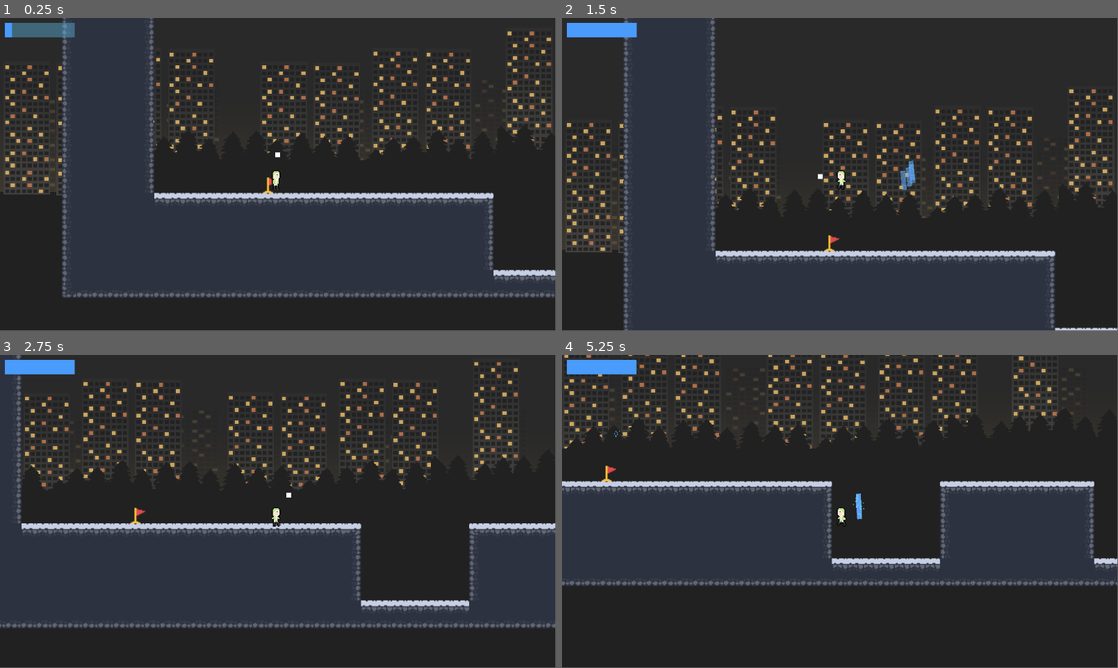
Above: before the commit, frames 1-4 (two rows, left to right).
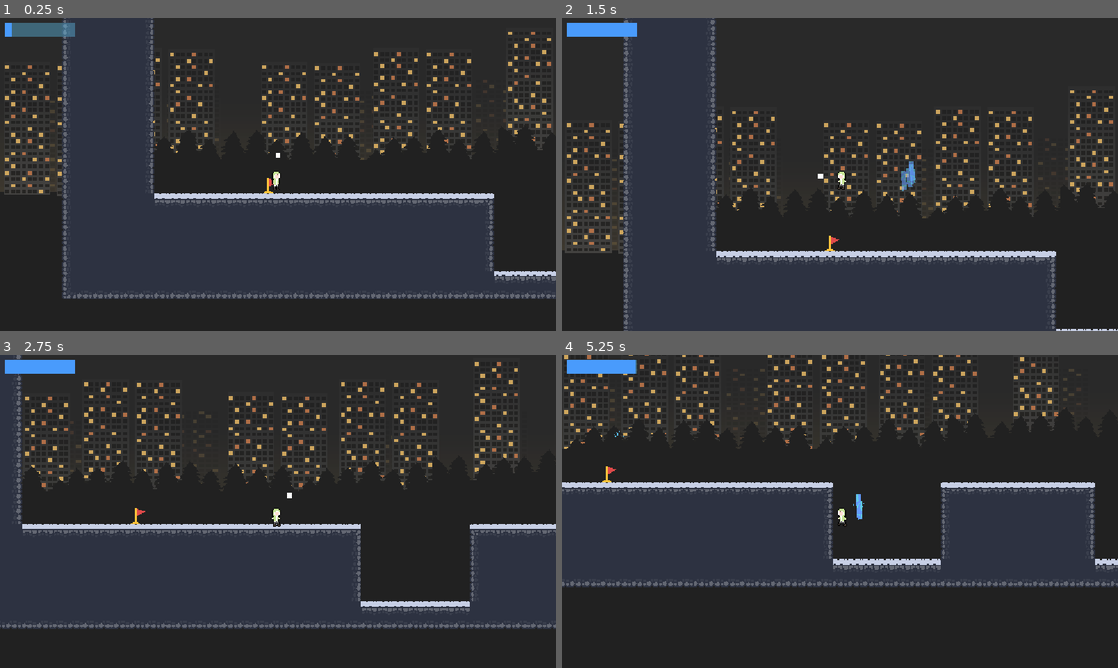
Above: after the commit, the same moments.

Repository: The-Quinnzite-Mushroom/Ice-Man-Reborn
Game: Godot game, scene res://levels/level_1.tscn
Same seed, same stepped clock (60 frames per second), same inputs: the game is played once before the commit and once after it.
Inputs (mouse positions are in pixels of both pictures, inside the frame that each line leads up to):
- Up to frame 1 (0.25 s): no input
- Up to frame 2 (1.5 s): tap Enter (ui_accept) at 0.5, 0.77 s; move the mouse to (962, 158) at 0.52 s; hold Right (ui_right) 0.53-1.28 s; click (962, 158) at 0.67 s; move the mouse to (728, 190) at 1.27 s; hold Left (ui_left) from 1.28 s (still down)
- Up to frame 3 (2.75 s): tap Enter (ui_accept) at 1.52 s; move the mouse to (333, 442) at 2.02 s; release Left (ui_left) at 2.03 s; hold Right (ui_right) from 2.03 s (still down)
- Up to frame 4 (5.25 s): move the mouse to (812, 574) at 2.77 s; click (812, 574) at 2.92 s; tap Enter (ui_accept) at 3.02, 3.77, 4.52 s; move the mouse to (1006, 558) at 3.52 s; release Right (ui_right) at 3.53 s; hold Left (ui_left) from 3.53 s (still down); move the mouse to (673, 464) at 4.27 s; move the mouse to (867, 511) at 5.02 s; click (867, 511) at 5.17 s
In our replay, the window is 799x449 before the commit and 800x450 after it. These sizes can differ from the game's own. Grey fills any space a smaller window leaves; there, only what the larger window draws over its background counts as a difference.

The runs differ from the first frame. In frame 1, 3.0% of the frame differs, in the area x 0-100%, y 0-90%; in frame 2, 2.7%; in frame 3, 2.8%; in frame 4, 3.6%, in the area x 0-100%, y 0-75%.

Commit message:
Added Win Screen

Diff:
--- a/levels/level_base.gd
+++ b/levels/level_base.gd
@@ -1,5 +1,6 @@
 extends Node
 
+const LAST_LEVEL = 3 # When player gets to the end of this level they win
 
 # Called when the node enters the scene tree for the first time.
 func _ready() -> void:
@@ -14,8 +15,11 @@
 	return int(text)
 
 func go_to_next_level():
-	print("attempt go to next level",sneaky_level_getter())
-	get_tree().change_scene_to_file("res://levels/level_"+str(sneaky_level_getter()+1)+".tscn")
+	var level_num = sneaky_level_getter()
+	if level_num == LAST_LEVEL:
+		get_tree().change_scene_to_file("res://levels/win_screen.tscn")
+	else:
+		get_tree().change_scene_to_file("res://levels/level_"+str(sneaky_level_getter()+1)+".tscn")
 
 func reload_level():
 	get_tree().reload_urrent_scene()
--- /dev/null
+++ b/levels/win_screen.gd
@@ -0,0 +1,18 @@
+extends CanvasLayer
+
+const FIRST_LEVEL = 1
+
+## Called when the node enters the scene tree for the first time.
+#func _ready() -> void:
+	#pass # Replace with function body.
+#
+#
+## Called every frame. 'delta' is the elapsed time since the previous frame.
+#func _process(delta: float) -> void:
+	#pass
+
+func go_to_first_level():
+	get_tree().change_scene_to_file("res://levels/level_"+str(FIRST_LEVEL)+".tscn")
+
+func _on_play_again_pressed() -> void:
+	go_to_first_level()
--- /dev/null
+++ b/levels/win_screen.tscn
@@ -0,0 +1,35 @@
+[gd_scene load_steps=5 format=3 uid="uid://bsnqddp7yonko"]
+
+[ext_resource type="Script" uid="uid://bovddio0un7qg" path="res://levels/win_screen.gd" id="1_2lw0x"]
+[ext_resource type="FontFile" uid="uid://c2kxpenv3etbj" path="res://fonts/yoster.ttf" id="2_nitud"]
+[ext_resource type="Texture2D" uid="uid://c2xmvrkh1s4re" path="res://art/UI/play_again_button.png" id="3_7asnx"]
+[ext_resource type="Texture2D" uid="uid://bxxnocyugv5fi" path="res://art/UI/play_again_button_hover.png" id="4_wpqjr"]
+
+[node name="WinScreen" type="CanvasLayer"]
+scale = Vector2(4, 4)
+transform = Transform2D(4, 0, 0, 4, 0, 0)
+script = ExtResource("1_2lw0x")
+
+[node name="BG" type="Polygon2D" parent="."]
+color = Color(0.07058824, 0, 0, 1)
+polygon = PackedVector2Array(-3.25, -12, 297.25, -13, 297.25, 171.25, -7.5, 174)
+
+[node name="YouWin" type="Label" parent="."]
+offset_top = 18.75
+offset_right = 288.0
+offset_bottom = 41.75
+theme_override_colors/font_color = Color(1, 1, 1, 1)
+theme_override_fonts/font = ExtResource("2_nitud")
+theme_override_font_sizes/font_size = 12
+text = "Congrats You win!"
+horizontal_alignment = 1
+
+[node name="PlayAgain" type="TextureButton" parent="."]
+offset_left = 101.75
+offset_top = 110.0
+offset_right = 172.75
+offset_bottom = 127.0
+texture_normal = ExtResource("3_7asnx")
+texture_hover = ExtResource("4_wpqjr")
+
+[connection signal="pressed" from="PlayAgain" to="." method="_on_play_again_pressed"]
--- a/player_2.gd
+++ b/player_2.gd
@@ -10,9 +10,10 @@
 const STARTING_VEL = 300.0
 const MAX_VEL = 600.0
 const ACCEL = 200
-const TEMPVECTOR = Vector2(0,-1)
+const TEMPVECTOR = Vector2(0,1)
 
 const RUNNING_ANIMATION_SPEEDUP = 2
+const RUN_TILT = PI/ 8
 
 #wwd wdawdad
 
@@ -50,6 +51,7 @@
 		$AnimatedSprite2D.play("running")
 		set_running_animaton_speed()
 		$AnimatedSprite2D.flip_h = false
+		#rotation = velocity.angle_to(TEMPVECTOR)
 		if direction > 0:# Going right
 			if velocity.x < STARTING_VEL:
 				velocity.x = STARTING_VEL
@@ -67,11 +69,12 @@
 					velocity.x = -MAX_VEL
 
 	else:
+		rotation = 0
 		velocity.x = move_toward(velocity.x, 0, SPEED)
 		$AnimatedSprite2D.play("idle")
 		$AnimatedSprite2D.speed_scale = 1
 
-	#rotation = TEMPVECTOR.angle_to(velocity)
+
 
 	move_and_slide()
 
--- a/project.godot
+++ b/project.godot
@@ -14,6 +14,10 @@
 run/main_scene="uid://dk0pwi3g46lvl"
 config/features=PackedStringArray("4.5", "GL Compatibility")
 config/icon="res://icon.svg"
+
+[display]
+
+window/stretch/mode="canvas_items"
 
 [dotnet]
 
@@ -54,5 +58,6 @@
 
 [rendering]
 
+textures/canvas_textures/default_texture_filter=0
 renderer/rendering_method="gl_compatibility"
 renderer/rendering_method.mobile="gl_compatibility"
Binary file added: art/UI/play_again_button.png
Not shown, added: art/UI/play_again_button.png.import
Binary file added: art/UI/play_again_button_hover.png
Not shown, added: art/UI/play_again_button_hover.png.import
Not shown, added: fonts/yoster license.txt
Binary file added: fonts/yoster.ttf
Not shown, added: fonts/yoster.ttf.import
Not shown, added: levels/win_screen.gd.uid
